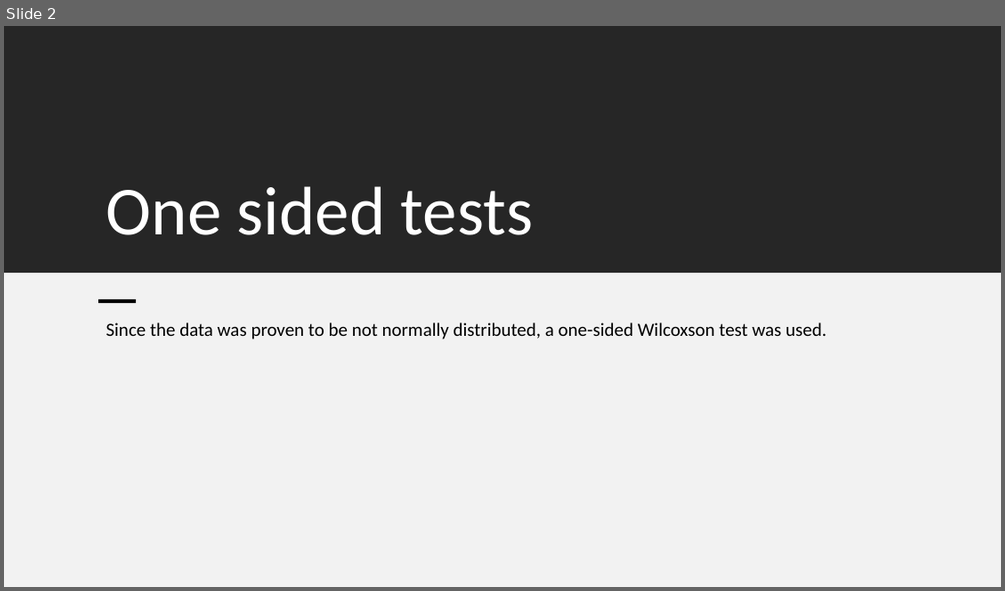
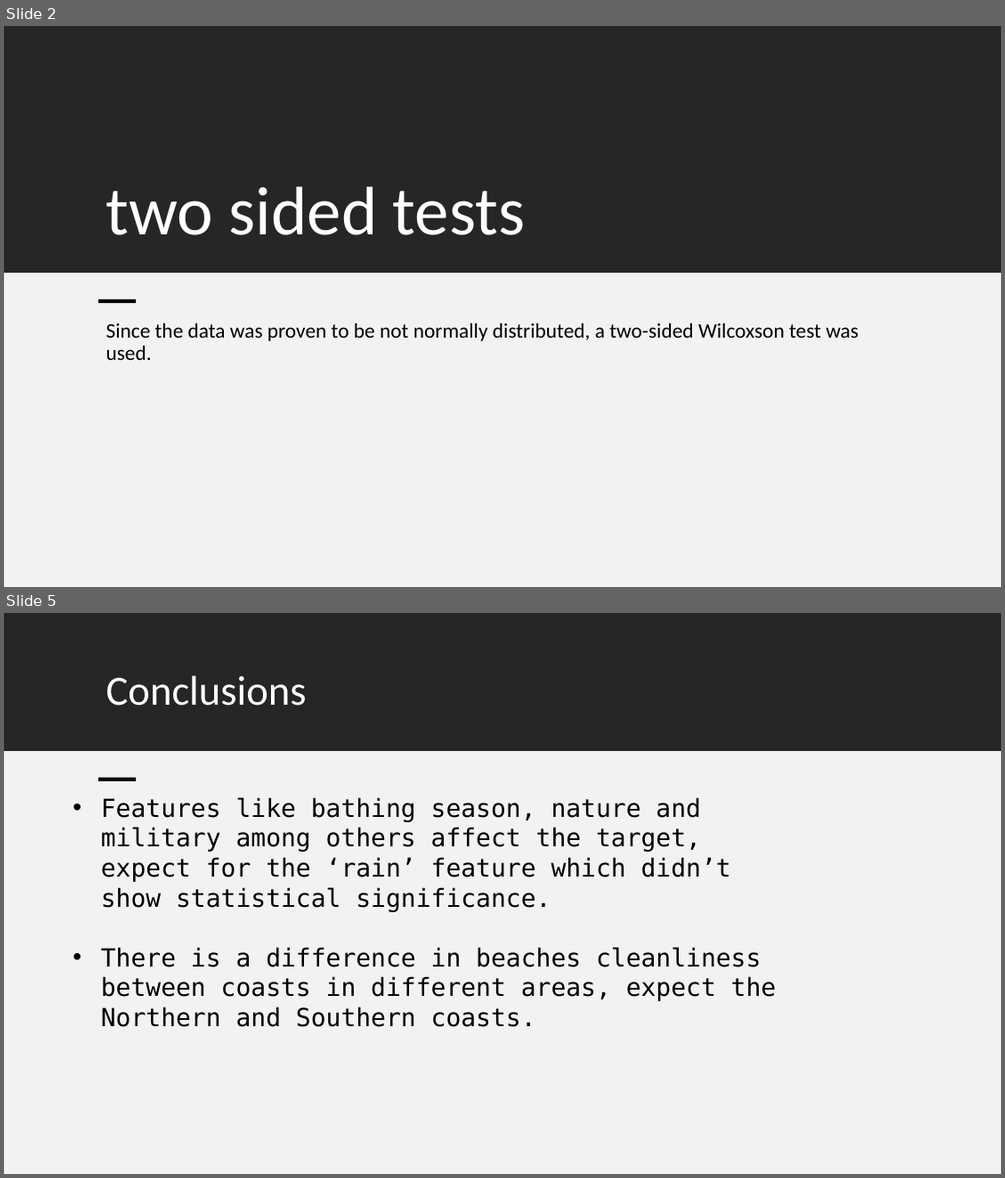
Before and after one commit to LiaCohn/clean-coasts, a slide deck: statistics/statistics conclusions.pptx. Shown one above the other, each under a label of ours: slide 2 before the commit, slides 2 and 5 after it; the slides between them are not shown. The pictures are 1005x591 and 1005x1178 pixels, drawn with LibreOffice and Linux fonts; fonts in the diff are those of the drawing. Boxes give left, top, right and bottom in pixels: in the first picture for what was removed or moved away, otherwise in the second. Text is boxed around its words. In the diff, an @@ line names an element or a change of style, - is before the commit and + after.

Commit message:
alter some tests

```diff
--- a/statistics/statistics conclusions.pptx
+++ b/statistics/statistics conclusions.pptx
@@ slide 5 added at <box>4,613,1001,1174</box>, background #FFFFFF @@
@@ rectangle added at <box>4,613,1001,751</box>, fill #262626 @@
@@ title added at <box>106,675,307,706</box>, 40 pt, text #FFFFFF @@
+Conclusions
@@ rectangle added at <box>4,751,1001,1174</box>, fill #F2F2F2 @@
@@ rectangle added at <box>99,778,137,781</box>, fill #000000 @@
@@ text added at <box>101,797,777,1027</box>, 24 pt, text #000000 @@
+• Features like bathing season, nature and military among others affect the target, expect for the ‘rain’ feature which didn’t show statistical significance.
+• There is a difference in beaches cleanliness between coasts in different areas, expect the Northern and Southern coasts.
@@ slide 2 changed as well @@
@@ title at <box>106,186,525,235</box>: text changed @@
-One sided tests
+two sided tests
@@ text at <box>106,322,858,360</box>: text changed; size 18 to 20 pt @@
-Since the data was proven to be not normally distributed, a one-sided Wilcoxson test was used.
+Since the data was proven to be not normally distributed, a two-sided Wilcoxson test was used.
```
Also in this commit, not shown: 1 other slide changed, 2 other slides added, 1 slide removed, 2 other files.
